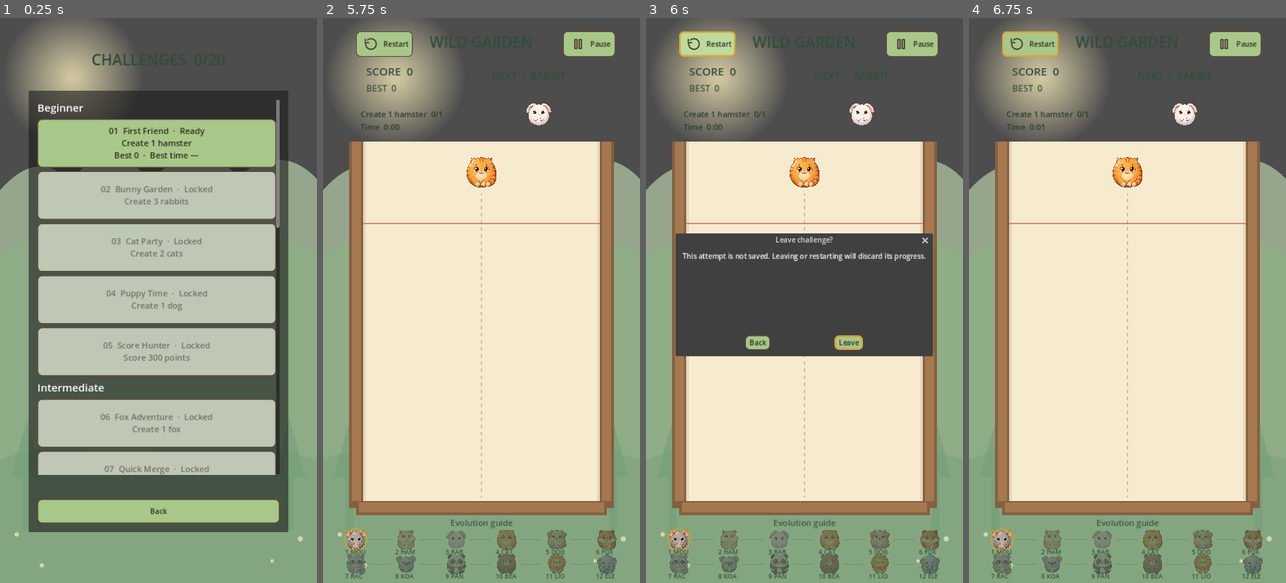
Above: before the commit, frames 1-4 (left to right).
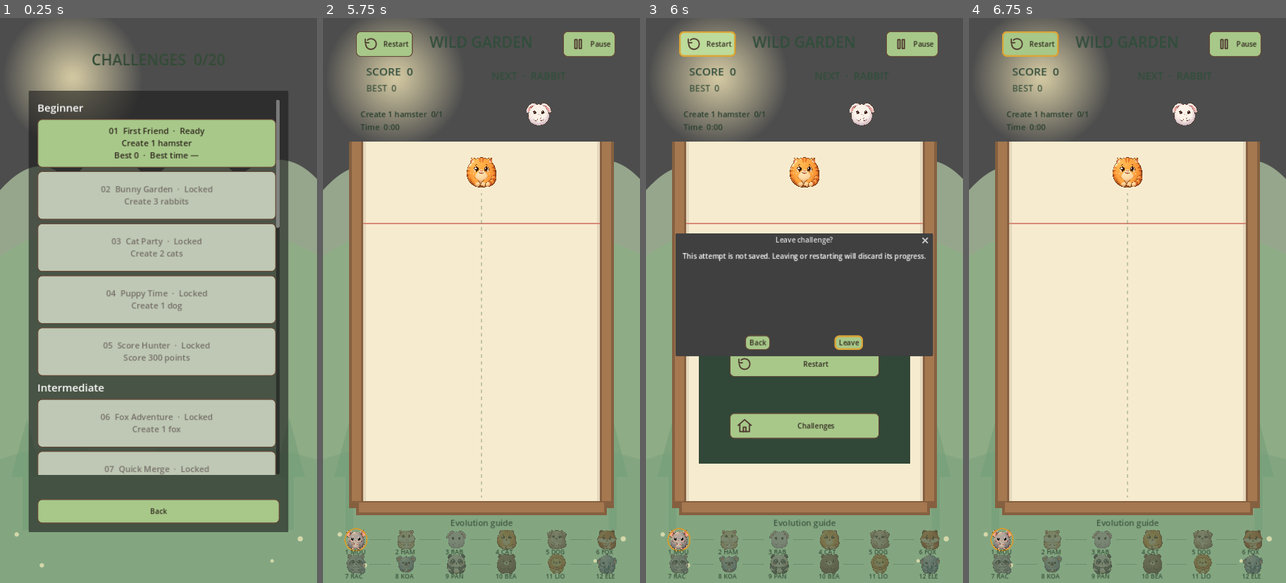
Above: after the commit, the same moments.

Repository: sandikovcusu-commits/MergeAnimal
Game: Godot game, scene res://scenes/game/ChallengeGame.tscn
The game is run twice, just before and just after one commit, with the same random seed, the same clock (stepped at 60 frames per second) and the same inputs. This scene is started directly instead of the project's main scene.
Inputs:
- Up to frame 1 (0.25 s): no input
- Up to frame 2 (5.75 s): click "Back" at 0.5 s; click "Collection" at 1.25 s; click "Back" at 2 s; click "Statistics" at 2.75 s; click "Back" at 3.5 s; click "Challenges" at 4.25 s; click "01 First Friend · Ready Creat…" at 5 s
- Up to frame 3 (6 s): click "Restart" at 5.75 s
- Up to frame 4 (6.75 s): click "Back" at 6.5 s

Frames 1-2 are identical in both runs. In frame 3, 13% of the frame differs, in the area x 16-84%, y 31-85%; in frame 4, less than 0.1%.

Commit message:
Exercise full progression and mobile desktop challenge views
Co-authored-by: arena-agent <297053741+arena-agent@users.noreply.github.com>

Diff:
--- a/MergeAnimals/scripts/challenges/ChallengeGame.gd
+++ b/MergeAnimals/scripts/challenges/ChallengeGame.gd
@@ -174,6 +174,8 @@
 	get_tree().reload_current_scene()
 func _confirm_abandon(action: String) -> void:
 	if is_instance_valid(confirm_exit): return
+	var resume_on_cancel := is_playing() and not get_tree().paused
+	if resume_on_cancel: _toggle_pause()
 	confirm_exit = ConfirmationDialog.new()
 	confirm_exit.title = tr("CH_LEAVE_TITLE")
 	confirm_exit.dialog_text = tr("CH_LEAVE_WARNING")
@@ -186,9 +188,13 @@
 		elif action == "restart": get_tree().paused = false; get_tree().reload_current_scene()
 		else: get_tree().quit()
 	)
-	confirm_exit.canceled.connect(func(): confirm_exit.queue_free(); confirm_exit = null)
+	confirm_exit.canceled.connect(func():
+		confirm_exit.queue_free(); confirm_exit = null
+		if resume_on_cancel and game_state == GameState.PAUSED: _toggle_pause()
+	)
 	confirm_exit.close_requested.connect(func():
 		if is_instance_valid(confirm_exit): confirm_exit.queue_free(); confirm_exit = null
+		if resume_on_cancel and game_state == GameState.PAUSED: _toggle_pause()
 	)
 	confirm_exit.popup_centered(Vector2i(510, 240))
 func _notification(what: int) -> void:
--- a/MergeAnimals/tests/integration/day641_challenge.gd
+++ b/MergeAnimals/tests/integration/day641_challenge.gd
@@ -74,6 +74,8 @@
 	check(SessionSave.write_snapshot(classic._session_snapshot(), true) == OK, "classic session fixture saved")
 	var classic_hash := FileAccess.get_sha256(SessionSave.PATH)
 	var checkpoint_hash := FileAccess.get_sha256(SessionSave.POWERUP_PATH)
+	var hash_file := FileAccess.open("user://classic-fixture-hashes.json", FileAccess.WRITE)
+	hash_file.store_string(JSON.stringify({"primary": classic_hash, "checkpoint": checkpoint_hash})); hash_file.close()
 	await dispose(classic)
 	for id in range(1, 6):
 		var game = new_game(id); await frames()
--- a/MergeAnimals/tests/integration/day642_phase2.gd
+++ b/MergeAnimals/tests/integration/day642_phase2.gd
@@ -22,6 +22,11 @@
 	for id in range(6, 11):
 		var game = game_for(id); await frames()
 		check(game.challenge != null and game.challenge_id == id, "challenge %d unlocked and starts" % id)
+		if id == 6:
+			# Inject the failure signal at the exact real objective event, without
+			# calling success or mutating score/merge state.
+			game.challenge.objective_reached.connect(func(): game.danger_monitor.overflow.emit())
+		check(not game.remove_button.visible and not game.undo_button.visible and not game.rescue_button.visible, "challenge %d disables powerups" % id)
 		var attempts := 0
 		while not game.result_finished and attempts < 30:
 			for tick in range(220):
@@ -36,6 +41,9 @@
 			await process_frame
 			if game.result_finished: break
 		check(game.result_success and game.result_saved and game.merge_manager.merge_count > 0, "challenge %d achieved via real drop and collision" % id)
+		if id == 6:
+			game.danger_monitor.overflow.emit(); await frames()
+			check(game.result_success and game.result_finished and game.result_saved, "simultaneous overflow cannot override actual success")
 		print("PHASE2_RESULT id=%d drops=%d merges=%d score=%d combo=%d elapsed=%.2f success=%s" % [id, game.spawn_count, game.merge_manager.merge_count, game.score, game.max_combo, game.challenge.elapsed, game.result_success])
 		var saved := ChallengeStore.load_results()
 		check(saved.status in ["ok", "recovered"] and saved.data.entries[id - 1].completed and float(saved.data.entries[id - 1].best_time) >= 0, "challenge %d saves completion and best time" % id)
@@ -67,6 +75,7 @@
 				if limited.spawn_count > prior or limited.result_finished: break
 		if limited.result_finished: break
 	var count: int = limited.spawn_count
+	print("PHASE2_LIMIT_RESULT drops=%d score=%d" % [count, limited.score])
 	if count >= 20:
 		var refused: bool = not limited.drop_animal()
 		check(refused and limited.spawn_count == 20, "drop limit refuses a 21st successful drop")
--- a/MergeAnimals/tests/integration/day642_phase3.gd
+++ b/MergeAnimals/tests/integration/day642_phase3.gd
@@ -15,6 +15,7 @@
 		await process_frame; await process_frame
 		if game.challenge == null:
 			check(false, "challenge %d unlocked" % id); quit(1); return
+		check(not game.remove_button.visible and not game.undo_button.visible and not game.rescue_button.visible, "challenge %d disables powerups" % id)
 		var attempts := 0
 		while not game.result_finished and attempts < 30:
 			for tick in range(220):
--- a/MergeAnimals/tests/integration/day642_phase4.gd
+++ b/MergeAnimals/tests/integration/day642_phase4.gd
@@ -8,6 +8,7 @@
 	checks += 1; print("%s: %s" % ["PASS" if ok else "FAIL", label])
 	if not ok: failures += 1
 func run() -> void:
+	if OS.get_environment("PHASE4") == "read": read_phase(); return
 	for id in range(16, 21):
 		set_meta("challenge_id", id)
 		var game = (load("res://scenes/game/ChallengeGame.tscn") as PackedScene).instantiate()
@@ -15,6 +16,7 @@
 		await process_frame; await process_frame
 		if game.challenge == null:
 			check(false, "challenge %d unlocked" % id); quit(1); return
+		check(not game.remove_button.visible and not game.undo_button.visible and not game.rescue_button.visible, "challenge %d disables powerups" % id)
 		var attempts := 0
 		while not game.result_finished and attempts < 48:
 			for tick in range(220):
@@ -36,3 +38,17 @@
 		paused = false; game.queue_free(); await process_frame; await process_frame
 		if failures > 0: break
 	print("PHASE4 checks=%d failures=%d" % [checks, failures]); quit(1 if failures else 0)
+
+func read_phase() -> void:
+	var saved := ChallengeStore.load_results()
+	check(saved.status in ["ok", "recovered"], "separate process loads all challenge results")
+	if saved.status not in ["ok", "recovered"]: quit(1); return
+	for id in range(1, 21):
+		check(saved.data.entries[id - 1].completed and ChallengeStore.is_unlocked(saved.data, id), "challenge %d completion and unlock restored" % id)
+	for id in range(6, 21):
+		check(float(saved.data.entries[id - 1].best_time) >= 0.0, "challenge %d best time restored" % id)
+	var file := FileAccess.open("user://classic-fixture-hashes.json", FileAccess.READ)
+	var hashes: Variant = JSON.parse_string(file.get_as_text()) if file else null
+	check(typeof(hashes) == TYPE_DICTIONARY and FileAccess.get_sha256(SessionSave.PATH) == hashes.primary and FileAccess.get_sha256(SessionSave.POWERUP_PATH) == hashes.checkpoint, "classic session and progression files remain byte identical")
+	check(SessionSave.load_progression().best_score == 123, "classic record and collection/statistics progression preserved")
+	print("PHASE4_READ checks=%d failures=%d" % [checks, failures]); quit(1 if failures else 0)
--- /dev/null
+++ b/MergeAnimals/tests/integration/day642_visual.gd
@@ -0,0 +1,65 @@
+extends SceneTree
+# Real X11 screenshots. Progression is from the preceding real gameplay suite.
+var failures := 0
+func _initialize() -> void: call_deferred("run")
+func frames(n := 3) -> void:
+	for i in range(n): await process_frame
+func capture(name: String) -> bool:
+	await create_timer(0.2, true).timeout
+	await RenderingServer.frame_post_draw
+	var out := []
+	if OS.execute("xdotool", ["search", "--onlyvisible", "--pid", str(OS.get_process_id())], out, true) != 0 or out.is_empty(): return false
+	var ids := str(out[0]).strip_edges().split("\n", false)
+	if ids.is_empty(): return false
+	var filename := OS.get_environment("CAPTURE_PREFIX") + "_" + name
+	var path := OS.get_environment("CAPTURE_DIR") + "/" + filename + ".png"
+	if OS.execute("import", ["-window", ids[0], path]) != 0: return false
+	var image := Image.new()
+	var expected := Vector2i(int(OS.get_environment("CAPTURE_WIDTH")), int(OS.get_environment("CAPTURE_HEIGHT")))
+	if image.load(path) != OK or image.get_size() != expected: return false
+	print("CAPTURE %s %dx%d X11 fixture" % [filename, expected.x, expected.y]); return true
+func go_back(game) -> void:
+	if game.result_finished:
+		game._main_menu(); await frames(); return
+	game._toggle_pause(); game._main_menu(); await frames()
+	if is_instance_valid(game.confirm_exit): game.confirm_exit.confirmed.emit()
+	await frames()
+func start(selection, id: int):
+	selection.buttons[id - 1].pressed.emit(); await frames()
+	return current_scene
+func run() -> void:
+	var loaded := ChallengeStore.load_results()
+	if loaded.status not in ["ok", "recovered"] or not loaded.data.entries[19].completed:
+		printerr("FAIL visual fixture requires real completed progression"); quit(1); return
+	change_scene_to_file("res://scenes/ui/ChallengeSelection.tscn"); await frames()
+	var selection = current_scene
+	if selection.buttons.size() != 20 or not await capture("selection_20"): printerr("FAIL selection"); quit(1); return
+	for entry in [[0, "beginner"], [5, "intermediate"], [10, "advanced"], [15, "expert"]]:
+		selection.scroll.ensure_control_visible(selection.buttons[entry[0]])
+		await frames()
+		if not await capture(entry[1]): printerr("FAIL category capture"); quit(1); return
+	var game = await start(selection, 7)
+	if not await capture("timer_challenge"): printerr("FAIL timer capture"); quit(1); return
+	await go_back(game); selection = current_scene
+	game = await start(selection, 10)
+	if not await capture("limited_drops"): printerr("FAIL limit capture"); quit(1); return
+	await go_back(game); selection = current_scene
+	game = await start(selection, 20)
+	if not await capture("golden_garden"): printerr("FAIL golden capture"); quit(1); return
+	await go_back(game); selection = current_scene
+	# Real goal: configured raccoon falls into the initial raccoon, creating koala.
+	game = await start(selection, 11)
+	for i in range(100): await physics_frame
+	game._set_aim(360); game.drop_animal()
+	for i in range(500):
+		await process_frame
+		if game.result_finished: break
+	if not game.result_success or not game.result_saved or game.merge_manager.merge_count < 1:
+		printerr("FAIL visual real collision success"); quit(1); return
+	if not await capture("success"): printerr("FAIL success capture"); quit(1); return
+	await go_back(game); selection = current_scene
+	game = await start(selection, 7)
+	game.danger_monitor.overflow.emit(); await frames()
+	if not game.result_finished or game.result_success: printerr("FAIL visual failure fixture"); quit(1); return
+	if not await capture("failed"): printerr("FAIL failed capture"); quit(1); return
+	print("PASS expansion X11 visual fixtures"); quit()
